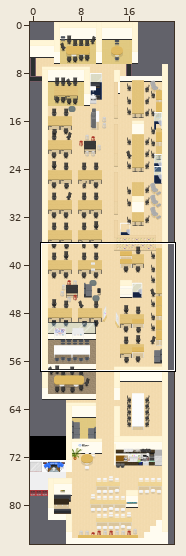
Two versions of a level (Tiled map (JSON), maps/Office.json). Above, an overview of the earlier version with the close-up marked.
Close-up. The starting point:
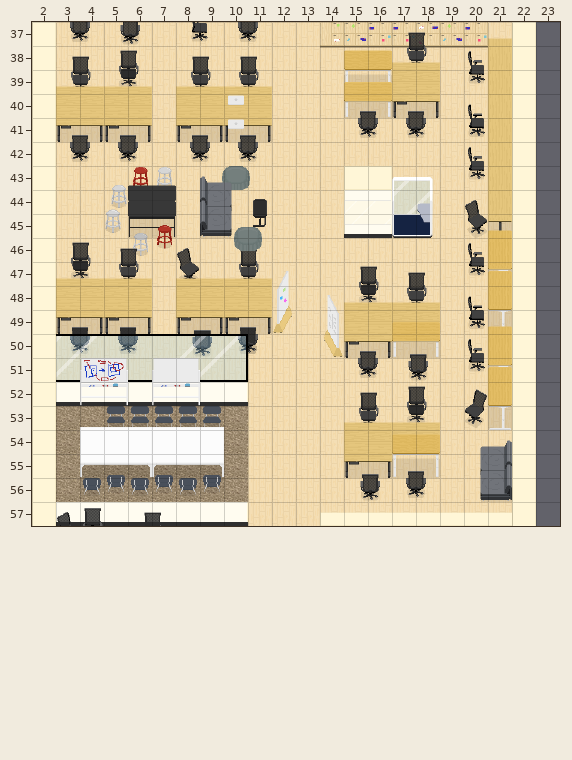
Cells are 32x32 px. Shown: x 2..23, y 37..57. The commit also changed other parts of the map, which this record leaves out. Tiles whose own drawing changed are shown in their newer look in all pictures.
After:
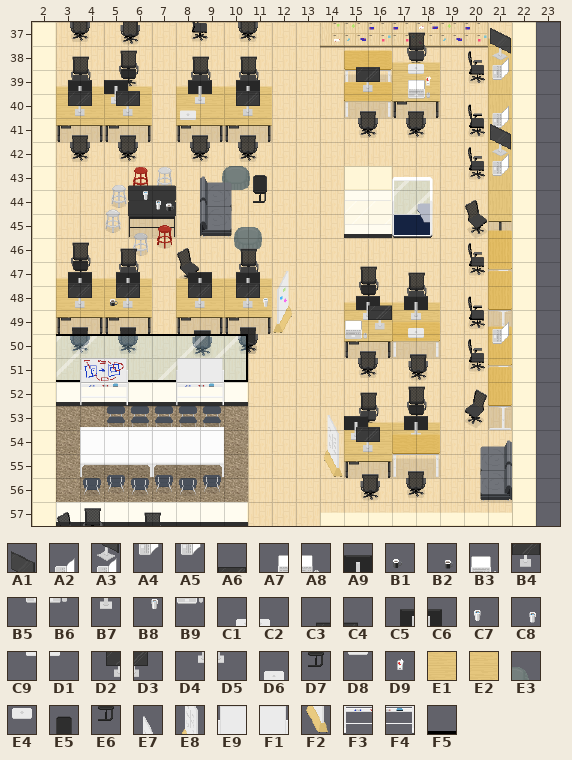
Key: from "Booths": A1 101, A2 102, A3 126, A4 127, A5 151; from "Decoration": A6 3, A7 4, A8 5, A9 8, B1 25, B2 26, B3 27, B4 28, B5 29, B6 30, B7 33, B8 51, B9 52, C1 54, C2 55, C3 57, C4 58, C5 59, C6 60, C7 75, C8 76, C9 79, D1 80, D2 82, D3 83, D4 84, D5 85, D6 106, D7 128, D8 131, D9 226; from "OGP_Chairs & Tables": E1 257, E2 258, E3 383; from "OGP_Decoration": E4 81, E5 103, E6 128, E7 153, E8 178, E9 182, F1 183, F2 203, F3 205, F4 206; from "OGP_Walls & Floor": F5 31.
__ is an empty cell.
Diff:
{"where": "layer \"walls\""}
{"y":54,"x":17,"old":"__ __","new":"E1 E2"}
{"where": "layer \"belowFurniture\""}
{"y":45,"x":11,"old":"__","new":"E3"}
{"y":52,"x":7,"old":"F3 F4 __","new":"__ F3 F4"}
{"y":54,"x":17,"old":"E1 E2","new":"D4 D5"}
{"where": "layer \"furniture\""}
{"y":40,"x":10,"old":"E4","new":"__"}
{"y":41,"x":10,"old":"E4","new":"__"}
{"y":43,"x":11,"old":"__","new":"E5"}
{"y":44,"x":11,"old":"E5","new":"D7"}
{"y":45,"x":11,"old":"E6","new":"__"}
{"y":48,"x":14,"old":"E7","new":"__"}
{"y":49,"x":14,"old":"E8","new":"__"}
{"y":50,"x":14,"old":"F2","new":"__"}
{"y":53,"x":14,"old":"__","new":"E7"}
{"y":54,"x":14,"old":"__","new":"E8"}
{"y":55,"x":14,"old":"__","new":"F2"}
{"where": "layer \"aboveFurniture\""}
{"y":39,"x":18,"old":"__","new":"D9"}
{"y":40,"x":21,"old":"__","new":"A2"}
{"y":41,"x":21,"old":"__","new":"A4"}
{"y":44,"x":7,"old":"__","new":"B2"}
{"y":45,"x":11,"old":"E3","new":"__"}
{"y":49,"x":21,"old":"__","new":"A2"}
{"y":50,"x":21,"old":"__","new":"A4"}
{"where": "layer \"Wallpaper Above player\""}
{"y":44,"x":6,"old":"__ __","new":"B8 C7"}
{"y":48,"x":5,"old":"__","new":"B1"}
{"y":48,"x":11,"old":"__","new":"C8"}
{"where": "layer \"abovePlayer2\""}
{"y":38,"x":15,"old":"__ __","new":"C3 C4"}
{"y":39,"x":3,"old":"__ __ __","new":"C5 C6 A9"}
{"y":39,"x":8,"old":"__ __ __ __","new":"C5 C6 C5 C6"}
{"y":39,"x":15,"old":"__ __ __ __","new":"D2 D3 A7 A8"}
{"y":40,"x":3,"old":"__ __ __","new":"D4 D5 B7"}
{"y":40,"x":8,"old":"__ __ __ __","new":"D4 D5 D4 D5"}
{"y":40,"x":17,"old":"__ __","new":"B5 B6"}
{"y":47,"x":3,"old":"__ __ __ __","new":"C5 C6 C5 C6"}
{"y":47,"x":8,"old":"__ __ __ __","new":"C5 C6 C5 C6"}
{"y":48,"x":3,"old":"__ __ __ __","new":"D4 D5 D4 D5"}
{"y":48,"x":8,"old":"__ __ __ __","new":"D4 D5 D4 D5"}
{"y":48,"x":15,"old":"__ __ __ __","new":"C5 C6 C5 C6"}
{"y":49,"x":15,"old":"__ __ __ __","new":"D4 D5 D4 D5"}
{"y":51,"x":8,"old":"F5 F5","new":"E9 F1"}
{"y":53,"x":15,"old":"__","new":"A9"}
{"y":53,"x":17,"old":"__ __","new":"C5 C6"}
{"y":54,"x":15,"old":"__","new":"B7"}
{"where": "layer \"Tile Layer 16\""}
{"y":37,"x":21,"old":"__","new":"A1"}
{"y":38,"x":17,"old":"__ __","new":"C1 C2"}
{"y":38,"x":21,"old":"__","new":"A3"}
{"y":39,"x":3,"old":"__ __ __ __","new":"C3 C4 C3 C4"}
{"y":39,"x":10,"old":"__ __","new":"C3 C4"}
{"y":39,"x":17,"old":"__ __","new":"C9 D1"}
{"y":39,"x":21,"old":"__","new":"A5"}
{"y":40,"x":3,"old":"__ __ __ __","new":"D2 D3 D2 D3"}
{"y":40,"x":8,"old":"__","new":"D6"}
{"y":40,"x":10,"old":"__ __","new":"D2 D3"}
{"y":41,"x":8,"old":"__","new":"D8"}
{"y":41,"x":21,"old":"__","new":"A1"}
{"y":42,"x":21,"old":"__","new":"A3"}
{"y":43,"x":21,"old":"__","new":"A5"}
{"y":47,"x":3,"old":"__ __ __ __","new":"C3 C4 C3 C4"}
{"y":47,"x":8,"old":"__ __ __ __","new":"C3 C4 C3 C4"}
{"y":48,"x":3,"old":"__ __ __ __","new":"D2 D3 D2 D3"}
{"y":48,"x":8,"old":"__ __ __ __","new":"D2 D3 D2 D3"}
{"y":48,"x":16,"old":"__","new":"A6"}
{"y":49,"x":15,"old":"__ __ __ __","new":"B3 B4 C1 C2"}
{"y":50,"x":15,"old":"__","new":"B9"}
{"y":50,"x":17,"old":"__ __","new":"C9 D1"}
{"y":51,"x":7,"old":"E9 F1","new":"__ __"}
{"y":53,"x":15,"old":"__ __","new":"C3 C4"}
{"y":54,"x":15,"old":"__ __","new":"D2 D3"}
